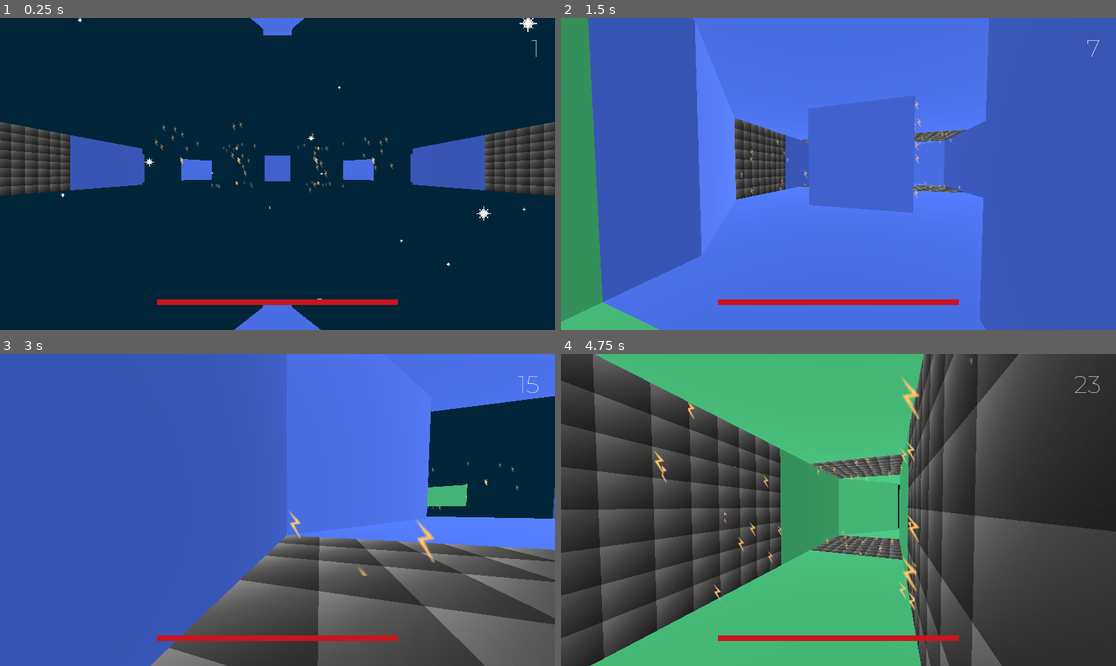
Above: before the commit, frames 1-4 (two rows, left to right).
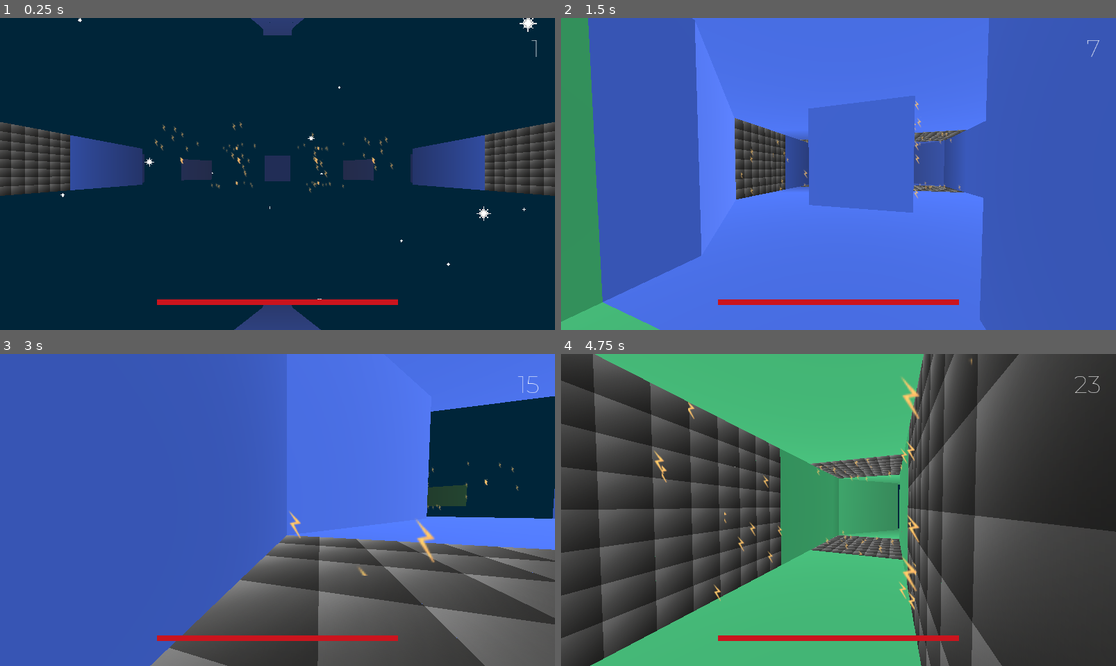
Above: after the commit, the same moments.

Repository: maeve-0/ScoreSpaceJam_08_24
Game: Godot game, scene res://assets/scenes/main_scene.tscn
Same seed, same stepped clock (60 frames per second), same inputs: the game is played once before the commit and once after it. This scene is started directly instead of the project's main scene.
Inputs (mouse positions are in pixels of both pictures, inside the frame that each line leads up to):
- Up to frame 1 (0.25 s): no input
- Up to frame 2 (1.5 s): tap Enter at 0.5 s; move the mouse to (960, 158) at 0.52 s; hold D (right) 0.53-1.28 s; right-click (960, 158) at 0.6 s; click (960, 158) at 0.67 s; tap Space (jump) at 0.77 s; move the mouse to (810, 174) at 1.27 s; hold W (forward) from 1.28 s (still down); tap R at 1.35 s
- Up to frame 3 (3 s): keep holding W (forward); tap Space (jump) at 1.52 s; move the mouse to (288, 503) at 2.02 s; right-click (288, 503) at 2.1 s; move the mouse to (271, 516) at 2.77 s; tap R at 2.85 s
- Up to frame 4 (4.75 s): keep holding W (forward); tap Space (jump) at 3.02, 3.77, 4.52 s; move the mouse to (877, 513) at 3.52 s; right-click (877, 513) at 3.6 s; move the mouse to (794, 506) at 4.27 s; tap R at 4.35 s

The runs differ from the first frame. In frame 1, 5.8% of the frame differs, in the area x 13-87%, y 0-100%; in frame 2, 1.8%; in frame 3, 0.5%; in frame 4, 1.4%.

Commit message:
Fade objects far away

Diff:
--- a/assets/materials/start_segment.tres
+++ b/assets/materials/start_segment.tres
@@ -112,7 +112,7 @@
 			ALBEDO = albedo_tex.rgb;
 		}
 		else {
-			ALBEDO = albedo.rgb * albedo_tex.rgb;
+			ALBEDO = albedo.rgb * albedo_tex.rgb * clamp((FRAGCOORD.z * 200.0), 0.0, 1.0);
 		}
 	}
 
--- a/assets/scenes/main_scene.tscn
+++ b/assets/scenes/main_scene.tscn
@@ -136,6 +136,7 @@
 color = Color(0.796875, 0.0799588, 0.115645, 1)
 
 [node name="death_screen" type="ColorRect" parent="ui"]
+visible = false
 layout_mode = 1
 anchors_preset = 15
 anchor_right = 1.0
